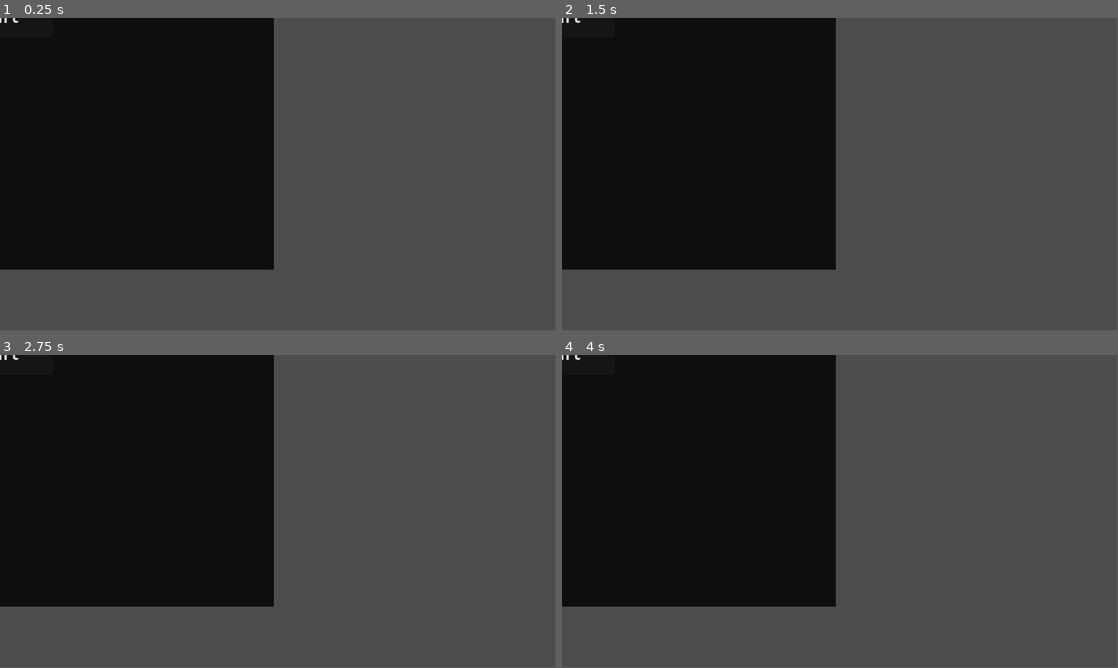
Above: before the commit, frames 1-4 (two rows, left to right).
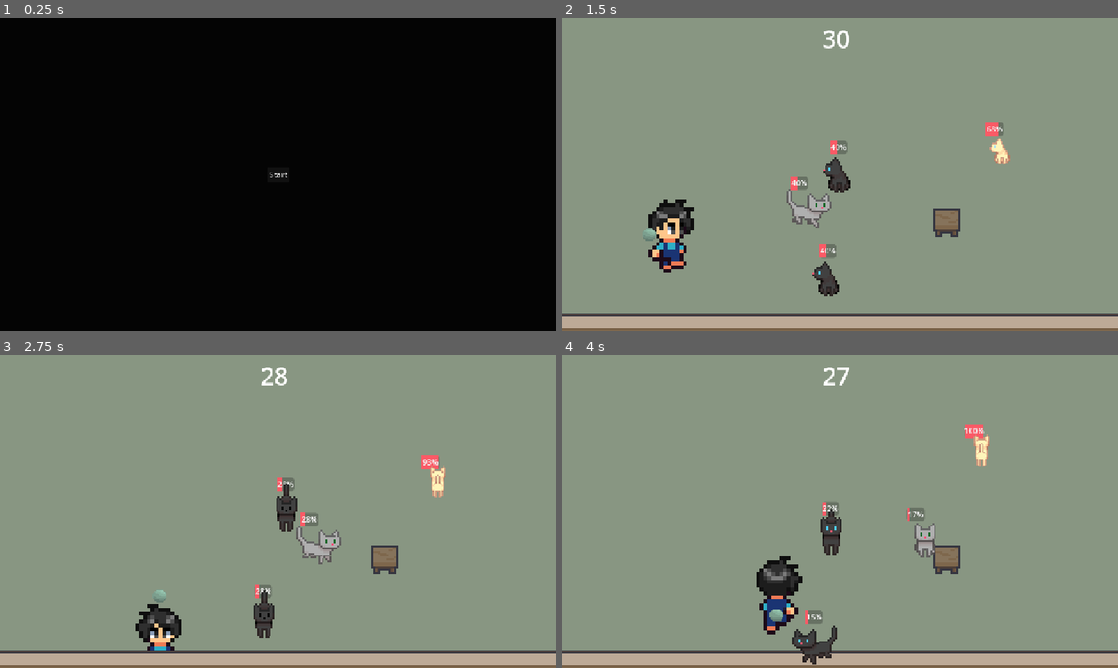
Above: after the commit, the same moments.

Repository: morgan-git/cat-herder
Game: Godot game, scene res://scenes/title_screen.tscn
Two runs of this game, one before a commit and one after it. Both use one fixed random seed, a clock stepped at 60 frames per second and the inputs below.
Inputs (mouse positions are in pixels of both pictures, inside the frame that each line leads up to):
- Up to frame 1 (0.25 s): no input
- Up to frame 2 (1.5 s): click (840, 174) at 0.5 s, where only the run after the commit has a clickable "Start"; tap Enter (ui_accept) at 1.25 s; hold Right (ui_right) from 1.28 s (still down); hold E (interact) from 1.28 s (still down)
- Up to frame 3 (2.75 s): tap Enter (ui_accept) at 1.52, 2.27 s; release Right (ui_right) at 2.03 s; release E (interact) at 2.03 s; hold Down (ui_down) from 2.03 s (still down); tap E (interact) at 2.1 s
- Up to frame 4 (4 s): release Down (ui_down) at 2.78 s; hold Right (ui_right) 2.78-3.53 s; hold E (interact) 2.78-3.53 s; hold Up (ui_up) from 3.53 s (still down); tap E (interact) at 3.6 s; tap Enter (ui_accept) at 3.77 s
In our replay, the window is 799x449 before the commit and 800x450 after it. These sizes can differ from the game's own. Grey fills any space a smaller window leaves; there, only what the larger window draws over its background counts as a difference.

The runs differ from the first frame. In frame 1, 60% of the frame differs, in the area x 0-100%, y 0-100%; in frame 2, 98%; in frame 3, 98%; in frame 4, 98%.

Commit message:
converted root layer to canvas and readded button to be centered and now everything is visible

Diff:
--- a/project.godot
+++ b/project.godot
@@ -19,6 +19,11 @@
 
 GameEffects="*res://scripts/game_effects.gd"
 
+[display]
+
+window/stretch/mode="canvas_items"
+window/stretch/aspect="expand"
+
 [dotnet]
 
 project/assembly_name="Cat Herder"
--- a/scenes/title_screen.tscn
+++ b/scenes/title_screen.tscn
@@ -2,23 +2,30 @@
 
 [ext_resource type="Script" uid="uid://7ge14tvti2p7" path="res://scripts/title_screen.gd" id="1_fgkus"]
 
-[node name="TitleScreen" type="Node2D"]
+[node name="TitleScreen" type="CanvasLayer"]
 script = ExtResource("1_fgkus")
 
 [node name="ColorRect" type="ColorRect" parent="."]
-offset_left = -579.0
-offset_top = -551.0
-offset_right = 568.0
-offset_bottom = 522.0
-color = Color(0.0562916, 0.0562916, 0.0562916, 1)
+anchors_preset = 15
+anchor_right = 1.0
+anchor_bottom = 1.0
+grow_horizontal = 2
+grow_vertical = 2
+pivot_offset = Vector2(23, 15)
+color = Color(0.0159718, 0.0159718, 0.0159718, 1)
 
-[node name="Button" type="Button" parent="ColorRect"]
-layout_mode = 0
-offset_left = 454.0
-offset_top = 500.0
-offset_right = 689.0
-offset_bottom = 592.0
-theme_override_font_sizes/font_size = 40
+[node name="Button" type="Button" parent="."]
+anchors_preset = 8
+anchor_left = 0.5
+anchor_top = 0.5
+anchor_right = 0.5
+anchor_bottom = 0.5
+offset_left = -23.0
+offset_top = -15.5
+offset_right = 23.0
+offset_bottom = 15.5
+grow_horizontal = 2
+grow_vertical = 2
 text = "Start"
 
-[connection signal="pressed" from="ColorRect/Button" to="." method="_on_button_pressed"]
+[connection signal="pressed" from="Button" to="." method="_on_button_pressed"]
--- a/scripts/title_screen.gd
+++ b/scripts/title_screen.gd
@@ -1,4 +1,4 @@
-extends Node2D
+extends CanvasLayer
 
 
 
